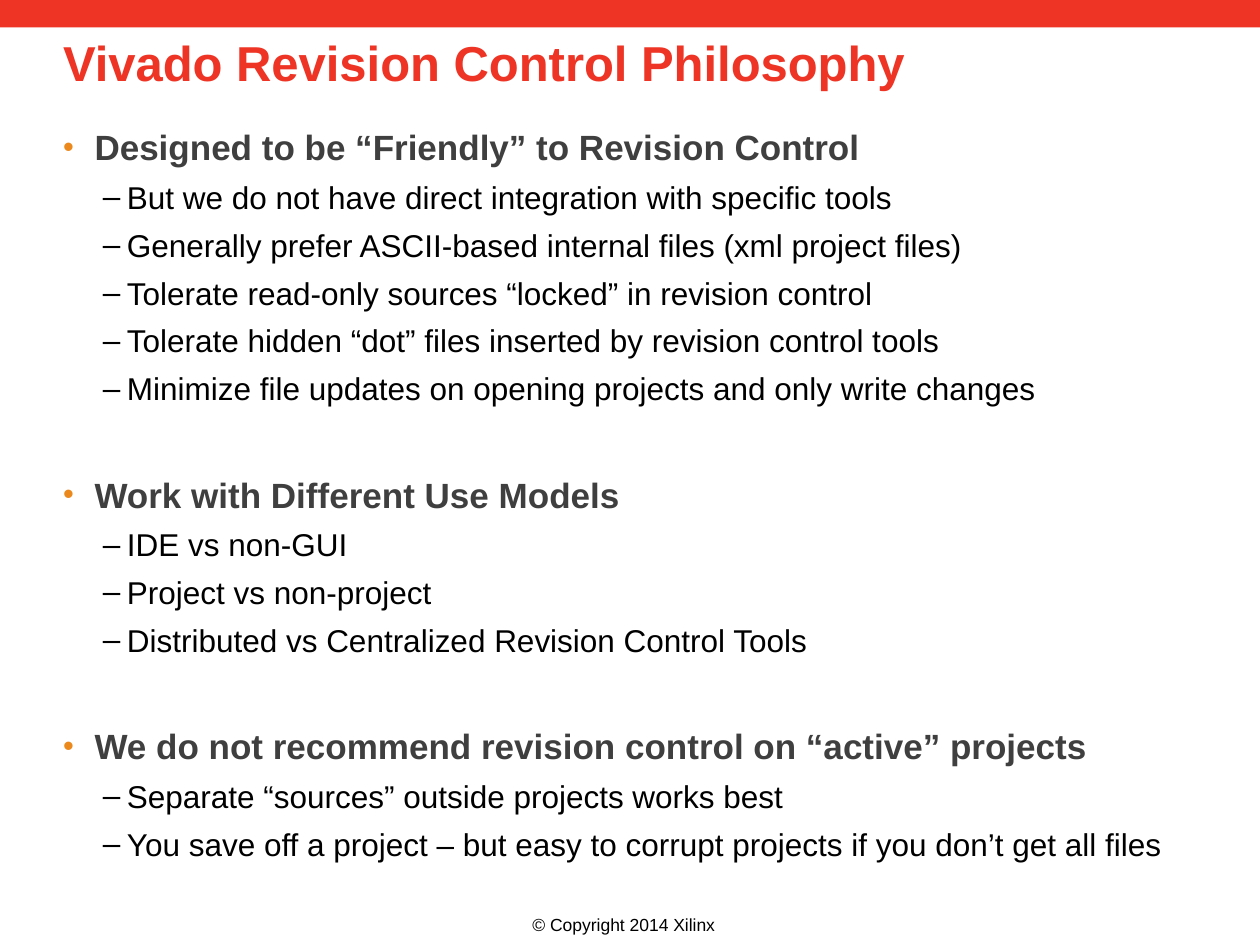
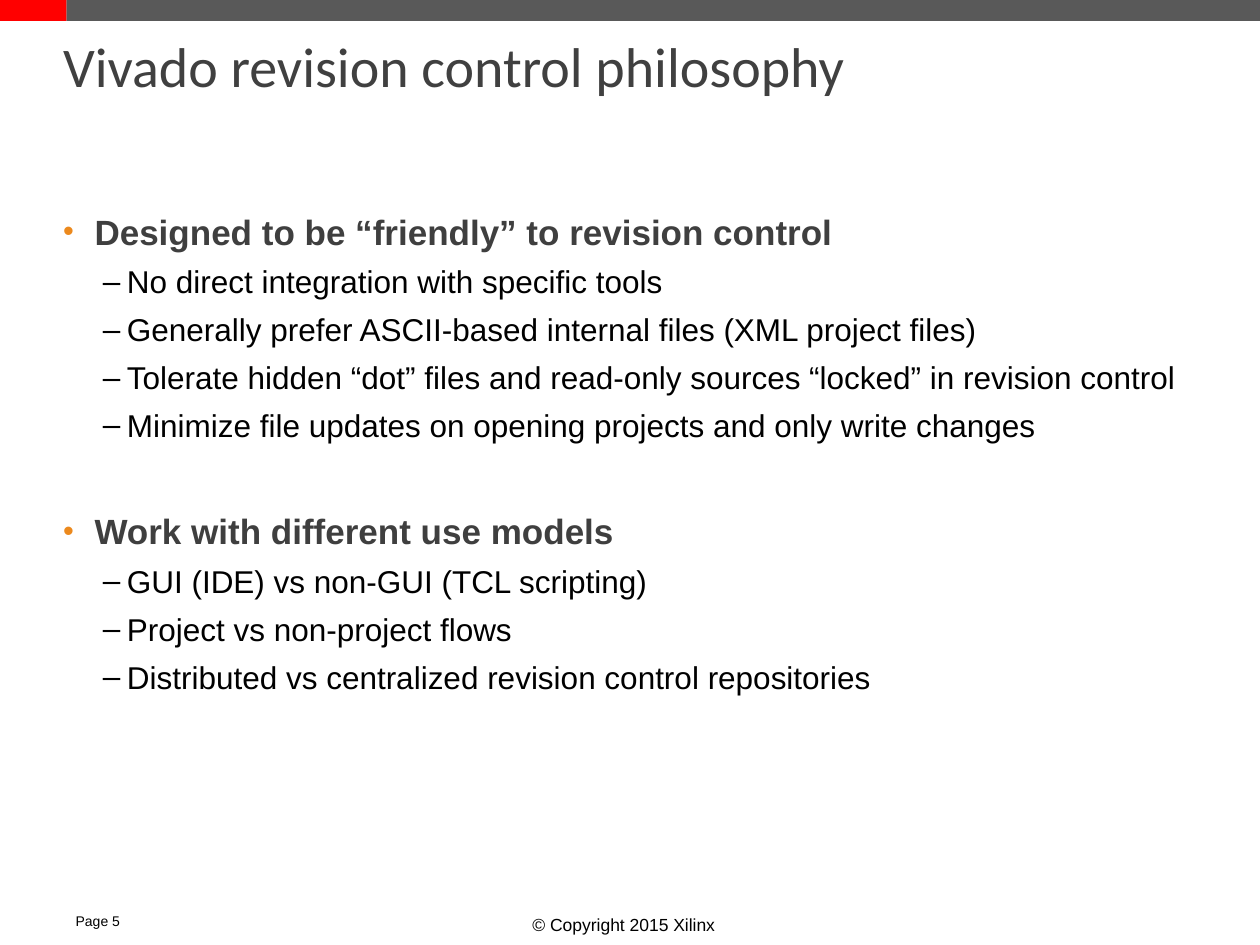
Before and after one commit to Xilinx/revCtrl, a slide deck: slide 5 of doc/versionControl.pptx (slide 4 before the commit). Drawn at 1260x945 pixels with LibreOffice and Linux fonts; fonts in the diff are those of the drawing; background and template pictures are left out. Boxes give left, top, right and bottom in pixels: in the first picture for what was removed or moved away, otherwise in the second. Text is boxed around its words. In the diff, an @@ line names an element or a change of style, - is before the commit and + after.

Commit message:
updated powerpoint slides

```diff
--- a/doc/versionControl.pptx
+++ b/doc/versionControl.pptx
@@ rectangle added at <box>0,0,67,21</box>, fill #FF0000 @@
@@ rectangle: place and size @@
-rectangle at <box>0,0,1260,28</box>
+rectangle at <box>67,0,1260,21</box>
@@ rectangle at <box>67,0,1260,21</box>: fill #EE3424 to #595959 @@
@@ title at <box>63,48,844,96</box>: text changed; size 28 to 32 pt; font Arial to Calibri; text colour #EE3424 to #404040; bold off @@
-Vivado Revision Control Philosophy
+Vivado revision control philosophy
@@ text "Designed to be “friendly” to ...": place and size @@
-text "Designed to be “friendly” to ..." at <box>94,134,1161,862</box>
+text "Designed to be “friendly” to ..." at <box>94,219,1174,695</box>
@@ text at <box>94,219,1174,395</box>: text changed @@
-• Designed to be “Friendly” to Revision Control
-  – But we do not have direct integration with specific tools
-  – Generally prefer ASCII-based internal files (xml project files)
-  – Tolerate read-only sources “locked” in revision control
-  – Tolerate hidden “dot” files inserted by revision control tools
+• Designed to be “friendly” to revision control
+  – No direct integration with specific tools
+  – Generally prefer ASCII-based internal files (XML project files)
+  – Tolerate hidden “dot” files and read-only sources “locked” in revision control
@@ text at <box>94,518,871,695</box>: text changed @@
-• Work with Different Use Models
-  – IDE vs non-GUI
-  – Project vs non-project
-  – Distributed vs Centralized Revision Control Tools
-• We do not recommend revision control on “active” projects
-  – Separate “sources” outside projects works best
-  – You save off a project – but easy to corrupt projects if you don’t get all files
+• Work with different use models
+  – GUI (IDE) vs non-GUI (TCL scripting)
+  – Project vs non-project flows
+  – Distributed vs centralized revision control repositories
@@ page number added at <box>76,916,120,929</box>, 8 pt, text #000000 @@
+Page 5
@@ text at <box>550,918,715,935</box>: text changed @@
-© Copyright 2014 Xilinx
+© Copyright 2015 Xilinx
```
Also in this commit, not shown: 20 other slides changed, 19 slides added, 8 slides removed.
